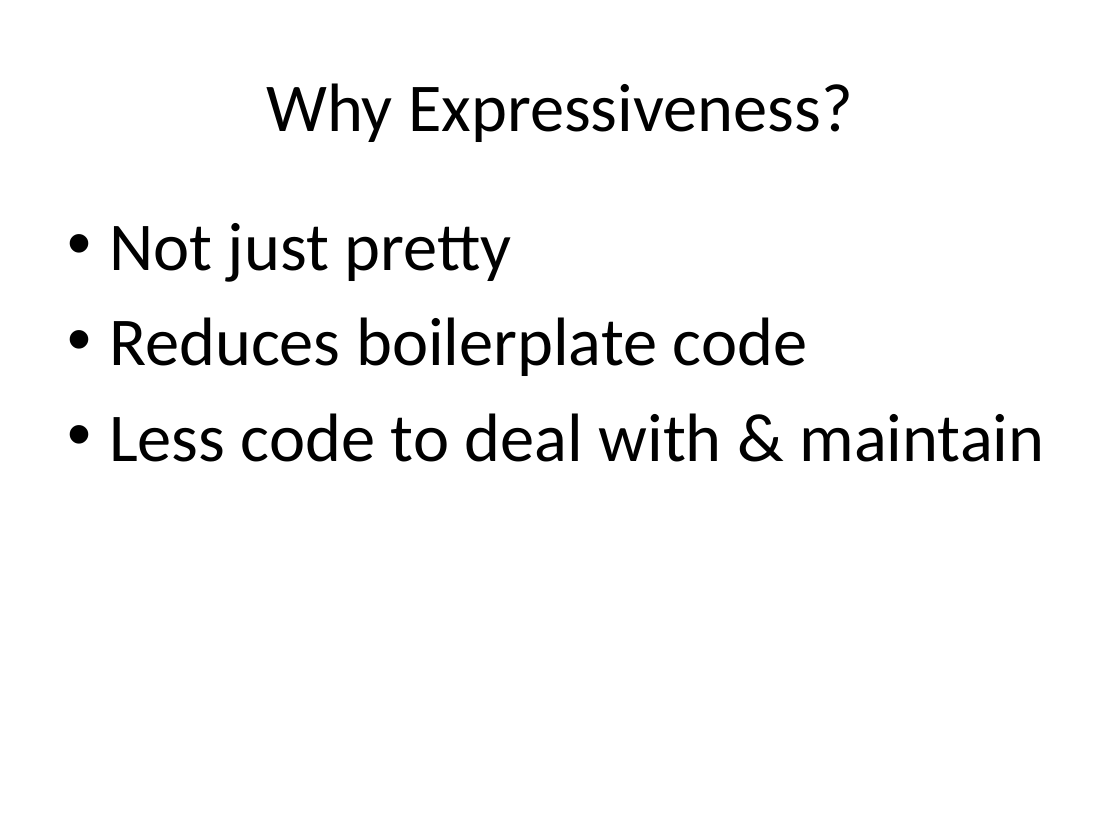
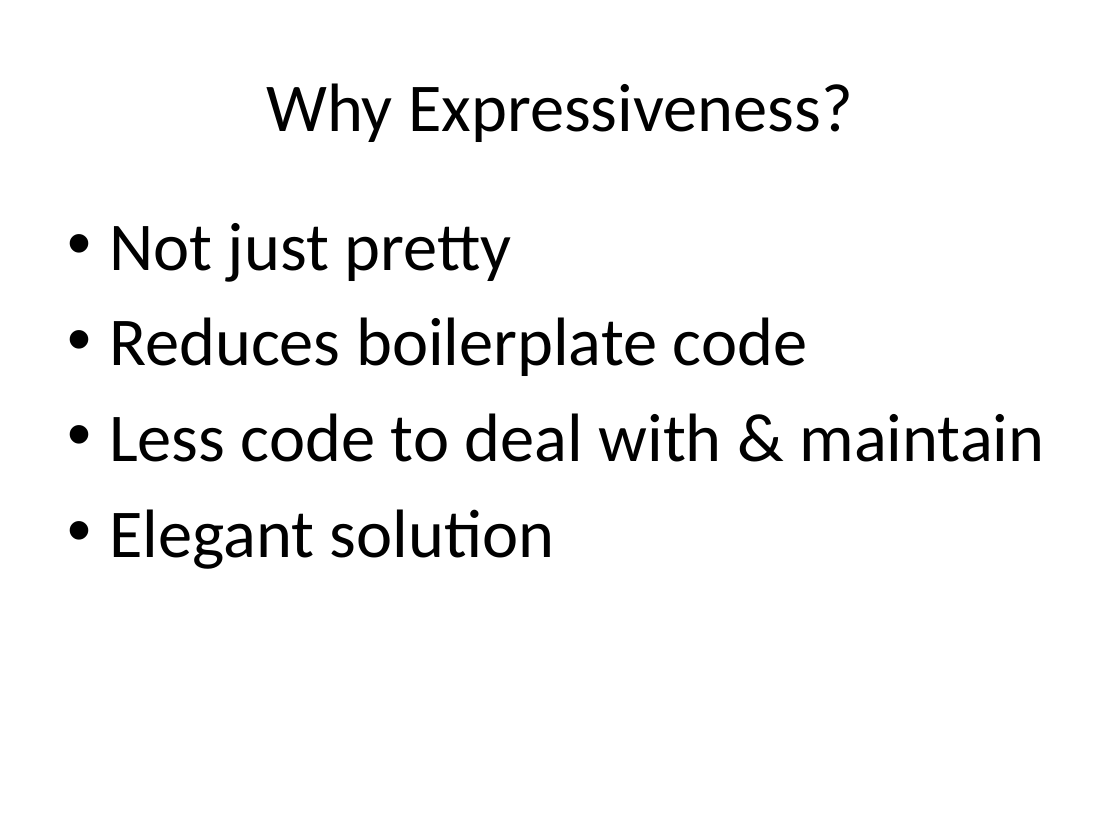
Before and after one commit to todkar/Away_Day, a slide deck: slide 4 of Scala_Away_Day.pptx. Drawn at 1120x840 pixels with LibreOffice and Linux fonts; fonts in the diff are those of the drawing. Boxes give left, top, right and bottom in pixels: in the first picture for what was removed or moved away, otherwise in the second. Text is boxed around its words. In the diff, an @@ line names an element or a change of style, - is before the commit and + after.

```diff
--- a/Scala_Away_Day.pptx
+++ b/Scala_Away_Day.pptx
@@ text at (109, 509, 555, 569): paragraph added @@
+• Elegant solution
```
Also in this commit, not shown: 4 other slides changed, 2 slides added, 6 other files.
